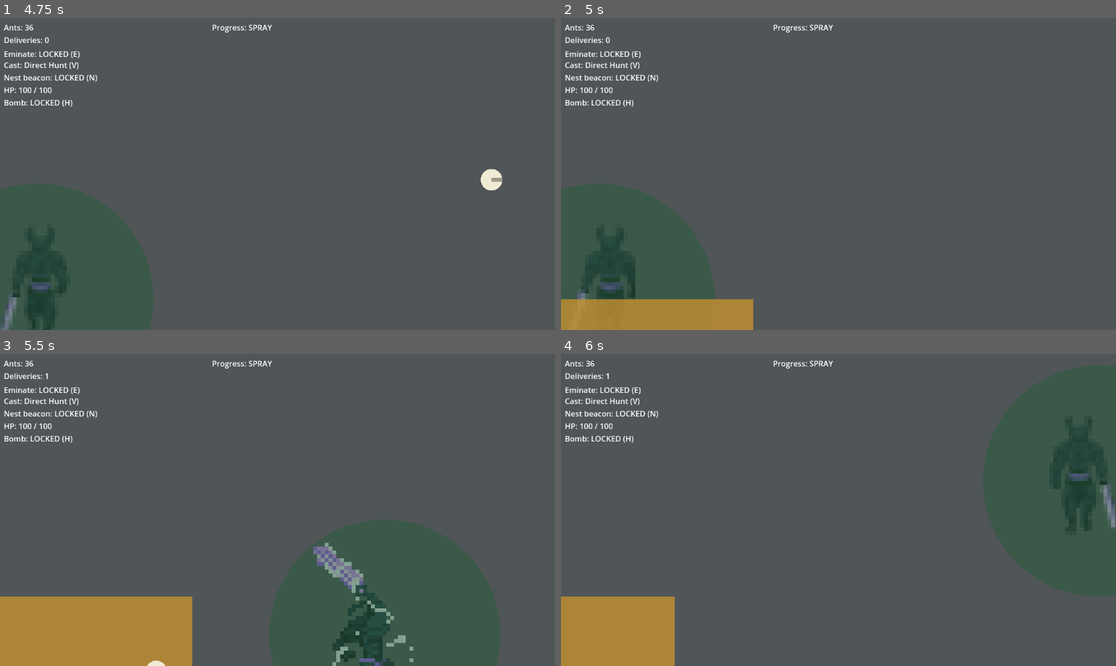
Above: before the commit, frames 1-4 (two rows, left to right).
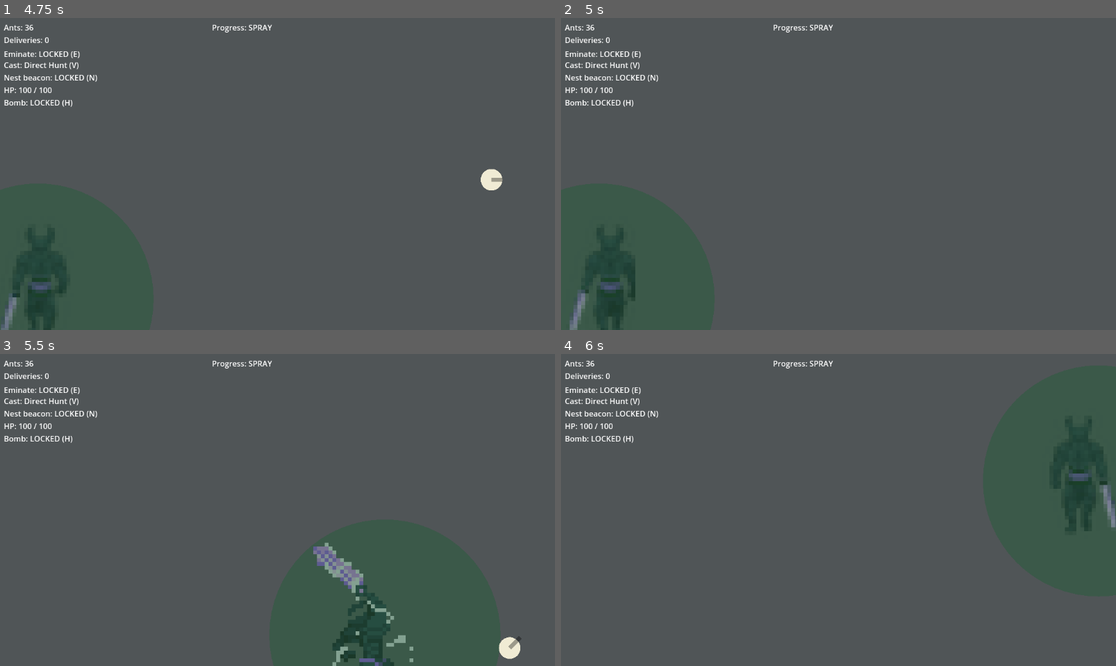
Above: after the commit, the same moments.

Repository: Luffy-design-AJ/Projects-MIT
Game: Godot game, scene res://main_menu.tscn
The game is run twice, just before and just after one commit, with the same random seed, the same clock (stepped at 60 frames per second) and the same inputs.
Inputs (mouse positions are in pixels of both pictures, inside the frame that each line leads up to):
- Up to frame 1 (4.75 s): click "Start Game" at 0.5 s; tap Enter at 1.25 s; move the mouse to (249, 236) at 1.27 s; hold Up (move_up) 1.28-2.78 s; tap C (Attack) at 1.35 s; move the mouse to (444, 220) at 2.02 s; tap S (aim_down) at 2.1 s; move the mouse to (111, 127) at 2.77 s; hold Left (move_left) 2.78-4.28 s; tap A (aim_left) at 2.85 s; move the mouse to (305, 174) at 3.52 s; tap D (aim_right) at 3.6 s; move the mouse to (194, 96) at 4.27 s; hold Down (move_down) from 4.28 s (still down); tap W (aim_up) at 4.35 s
- Up to frame 2 (5 s): keep holding Down (move_down)
- Up to frame 3 (5.5 s): move the mouse to (399, 494) at 5.02 s; release Down (move_down) at 5.03 s; hold Right (move_right) from 5.03 s (still down); tap X (cast) at 5.1 s
- Up to frame 4 (6 s): move the mouse to (727, 525) at 5.77 s; release Right (move_right) at 5.78 s; hold Up (move_up) from 5.78 s (still down); tap H (cycle_bomb_mode) at 5.85 s

Frame 1 is identical in both runs. In frame 2, 3.5% of the frame differs, in the area x 0-35%, y 89-100%; in frame 3, 8.0%, in the area x 0-94%, y 6-100%; in frame 4, 4.6%.

Commit message:
Disable food sources in all modes (temporary kill-switch)
- FoodSource.ENABLED = false: piles no longer register with the world, so
  none are spawned, drawn, or harvested in sandbox or any procedural mode
  (the hand-placed game.tscn piles free themselves on ready).
- Gate the procedural spawn in swarm_world and the minimap food dots in
  main_menu on the same flag.
- The generators still compute food positions, so the dormant placement hook
  and level determinism are preserved; flipping ENABLED back to true restores
  food everywhere at once.

Diff:
--- a/scripts/food_source.gd
+++ b/scripts/food_source.gd
@@ -3,6 +3,13 @@
 
 ## A food pile the swarm can harvest. Position (world coords) maps to a grid
 ## cell; ants pick up one unit when they step within `radius_cells`.
+
+## Global kill-switch for the whole food system. While false, food does not
+## exist in any mode: piles never register with the world, so none are spawned,
+## drawn, or harvested. The generators still compute food positions (preserving
+## the dormant placement hook and level determinism), so flipping this back to
+## true restores food everywhere at once.
+const ENABLED := false
 
 @export var amount: int = 200
 @export var radius_cells: int = 3
@@ -11,6 +18,9 @@
 
 
 func _ready() -> void:
+	if not ENABLED:
+		queue_free()
+		return
 	add_to_group("food_sources")
 	var world := get_parent()
 	if world is SwarmWorld:
--- a/scripts/main_menu.gd
+++ b/scripts/main_menu.gd
@@ -370,8 +370,9 @@
 		for x in range(level.cols):
 			if level.solid[y * level.cols + x] == 0:
 				img.set_pixel(x, y, floor_col)
-	for f in level.food:
-		_paint(img, f["cell"], 3, Color(0.95, 0.72, 0.25))
+	if FoodSource.ENABLED:
+		for f in level.food:
+			_paint(img, f["cell"], 3, Color(0.95, 0.72, 0.25))
 	_paint(img, level.spawn_cell, 3, Color(0.35, 1.0, 0.55))
 	for e in level.enemies:
 		_paint(img, e["cell"], 3, _enemy_color(int(e["type"])))
--- a/scripts/swarm_world.gd
+++ b/scripts/swarm_world.gd
@@ -255,11 +255,12 @@
 	for f in get_tree().get_nodes_in_group("food_sources"):
 		f.remove_from_group("food_sources")
 		f.queue_free()
-	for entry in level.food:
-		var food := FoodSource.new()
-		food.position = cell_to_world(entry["cell"])
-		food.amount = int(entry["amount"])
-		add_child(food)
+	if FoodSource.ENABLED:
+		for entry in level.food:
+			var food := FoodSource.new()
+			food.position = cell_to_world(entry["cell"])
+			food.amount = int(entry["amount"])
+			add_child(food)
 	nest_cell = level.spawn_cell
 
 
